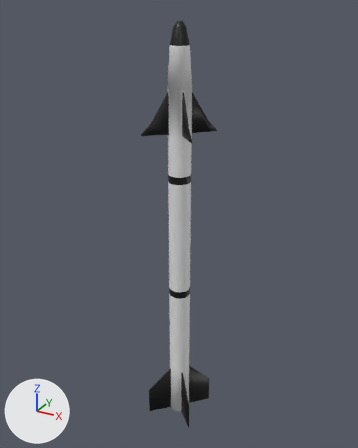
An edit to the FBX model Assets/Content/Craft/Parts/Meshes/Missile SRAAM Type A.fbx, drawn before and after from the same camera.
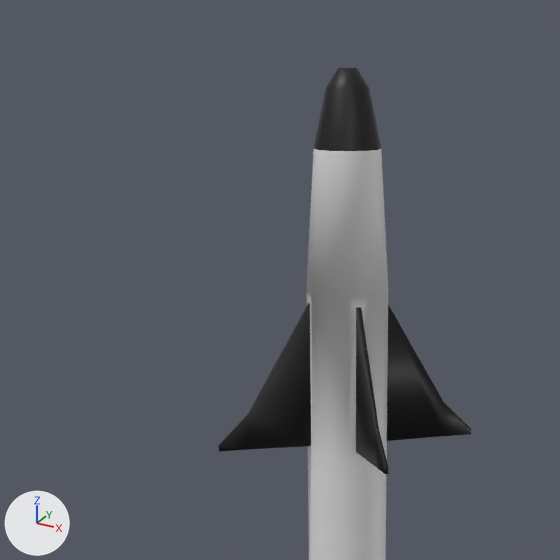
The first picture shows the older version from a camera (50 mm lens) standing at (1.49, -2.72, 1.7) and looking at (-0.03, 0.05, 0.32). The close-ups show both versions on the part from 21% to 68% of the width and 0% to 38% of the height of that picture; other places that the commit changed are outside them. Lighting does not change. The marker at lower left points along +X, +Y and +Z. Vertices at the same position are counted once.

Names of what the first close-up shows: 'Missile Front Fins', 'Missile Fuselage', 'Missile Warhead'.
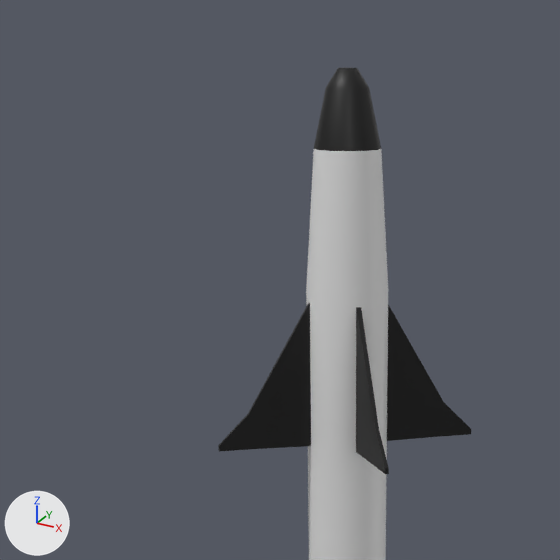
Diff of the bpy script that builds the scene:
```diff
--- a/Assets/Content/Craft/Parts/Meshes/Missile SRAAM Type A.fbx.py
+++ b/Assets/Content/Craft/Parts/Meshes/Missile SRAAM Type A.fbx.py
@@ me_cylinder_003 @@
 # used by ob_missile_fuselage; location = (0.0, 0.0, 0.0); rotation_euler = (0.0, 0.0, -3.142), in degrees (0, 0, -180); scale = (-0.75, -0.75, -1.0)
-me_cylinder_003.from_pydata(...)  # 168 vertices, 129 faces; spans x -0.1..0.1, y -0.1..0.1, z -1.49..1.25
+me_cylinder_003.from_pydata(...)  # 132 vertices, 97 faces; spans x -0.1..0.1, y -0.1..0.1, z -1.49..1.25
+# me_cylinder_003 part 2: 16 vertices removed from x -0.07..0.07, y -0.07..0.07, z -1.23..-0.97
 me_cylinder_003.materials.append(mat_primary_001)
@@ me_cylinder_005 @@
 me_cylinder_005.from_pydata(...)  # 48 vertices, 36 faces; spans x -0.237..0.237, y -0.237..0.237, z -1.23..-0.967
 # used by ob_missile_front_fins; location = (0.0, 0.0, 0.0); rotation_euler = (0.0, 0.0, -3.142), in degrees (0, 0, -180); scale = (-0.75, -0.75, -1.0)
+# me_cylinder_005 part 1: edges marked sharp go from 0 to 52
 me_cylinder_005.materials.append(mat_trim_1_001)
```

Boxes [x1, y1, x2, y2] around the edits, measured in the close-ups (560 x 560 px):
part 1 of me_cylinder_005, shading changed: [218, 303, 471, 474] in both
part 2 of me_cylinder_003, deleted: before [306, 290, 369, 464]
